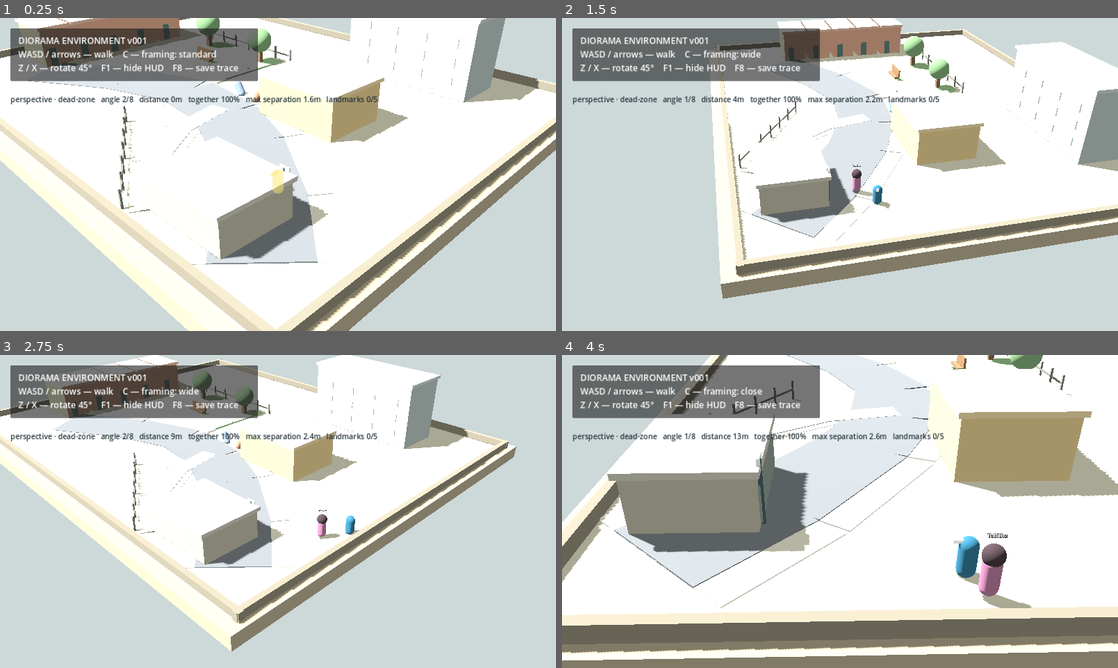
Above: before the commit, frames 1-4 (two rows, left to right).
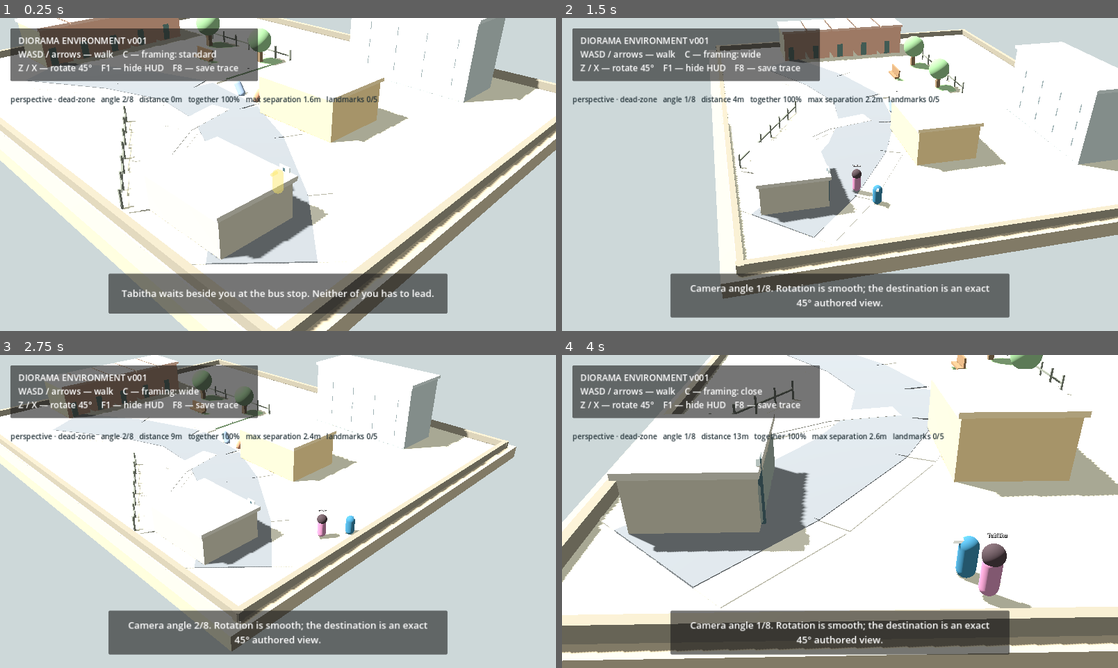
Above: after the commit, the same moments.

Repository: vcl00e/managed-decline-v2
Game: Godot game, scene res://main.tscn
The game is run twice, just before and just after one commit, with the same random seed, the same clock (stepped at 60 frames per second) and the same inputs.
Inputs:
- Up to frame 1 (0.25 s): no input
- Up to frame 2 (1.5 s): tap Enter at 0.5 s; hold Right (ui_right) 0.53-1.28 s; tap C at 0.6 s; hold Down (ui_down) from 1.28 s (still down); tap Z at 1.35 s
- Up to frame 3 (2.75 s): release Down (ui_down) at 2.03 s; hold Right (ui_right) from 2.03 s (still down); tap X at 2.1 s
- Up to frame 4 (4 s): release Right (ui_right) at 2.78 s; hold Up (ui_up) 2.78-3.53 s; tap C at 2.85 s; hold Left (ui_left) from 3.53 s (still down); tap Z at 3.6 s

The runs differ from the first frame. In frame 1, 7.7% of the frame differs, in the area x 19-81%, y 81-95%; in frame 2, 8.4%; in frame 3, 8.4%; in frame 4, 8.5%, in the area x 19-81%, y 81-96%.

Commit message:
Restore narration surface and fix strict Variant typing

Diff:
--- a/prototypes/diorama-environment-v001/scripts/prototype_runtime.gd
+++ b/prototypes/diorama-environment-v001/scripts/prototype_runtime.gd
@@ -34,7 +34,7 @@
 	world_space = scene_root.get_world_3d().direct_space_state
 	_collect_player_meshes(player)
 	_build_xray_material()
-	_hide_explanatory_caption(scene_root)
+	_replace_companion_explanation_with_observation()
 
 func _physics_process(delta: float) -> void:
 	if player == null or camera == null or world_space == null:
@@ -49,7 +49,7 @@
 
 	var actual_counts: Dictionary = {}
 	var anticipation: Dictionary = {}
-	var blocked_probe_count := 0
+	var blocked_probe_count: int = 0
 
 	var upper_body_probes: Array[Vector3] = [
 		player.global_position + Vector3(0.0, 1.38, 0.0),
@@ -58,11 +58,11 @@
 		player.global_position - camera_right * 0.28 + Vector3(0.0, 0.98, 0.0)
 	]
 
-	for target in upper_body_probes:
-		var blockers := _eligible_blockers_to(target)
+	for target: Vector3 in upper_body_probes:
+		var blockers: Array[StaticBody3D] = _eligible_blockers_to(target)
 		if not blockers.is_empty():
 			blocked_probe_count += 1
-		for body in blockers:
+		for body: StaticBody3D in blockers:
 			actual_counts[body] = int(actual_counts.get(body, 0)) + 1
 
 	# R1-style restrained corridor pre-fade. These side probes prepare a nearby
@@ -71,26 +71,28 @@
 		player.global_position + camera_right * R1_CORRIDOR_MARGIN + Vector3(0.0, 1.08, 0.0),
 		player.global_position - camera_right * R1_CORRIDOR_MARGIN + Vector3(0.0, 1.08, 0.0)
 	]
-	for target in corridor_targets:
-		for body in _eligible_blockers_to(target):
+	for target: Vector3 in corridor_targets:
+		var corridor_blockers: Array[StaticBody3D] = _eligible_blockers_to(target)
+		for body: StaticBody3D in corridor_blockers:
 			anticipation[body] = true
 
 	var touched: Dictionary = {}
-	for body in actual_counts.keys():
+	for body: Variant in actual_counts.keys():
 		touched[body] = true
-	for body in anticipation.keys():
+	for body: Variant in anticipation.keys():
 		touched[body] = true
-	for body in building_fades.keys():
+	for body: Variant in building_fades.keys():
 		touched[body] = true
 
-	for body in touched.keys():
-		if not is_instance_valid(body):
-			building_fades.erase(body)
-			building_meshes.erase(body)
+	for body_variant: Variant in touched.keys():
+		var body: StaticBody3D = body_variant as StaticBody3D
+		if body == null or not is_instance_valid(body):
+			building_fades.erase(body_variant)
+			building_meshes.erase(body_variant)
 			continue
 
-		var count := int(actual_counts.get(body, 0))
-		var target_fade := 0.0
+		var count: int = int(actual_counts.get(body, 0))
+		var target_fade: float = 0.0
 		if count >= 4:
 			target_fade = 1.0
 		elif count == 3:
@@ -98,8 +100,8 @@
 		elif anticipation.has(body):
 			target_fade = PREFADE_STRENGTH
 
-		var current_fade := float(building_fades.get(body, 0.0))
-		var speed := 7.0 if target_fade > current_fade else 4.0
+		var current_fade: float = float(building_fades.get(body, 0.0))
+		var speed: float = 7.0 if target_fade > current_fade else 4.0
 		current_fade = move_toward(current_fade, target_fade, speed * delta)
 		building_fades[body] = current_fade
 		_apply_building_fade(body, current_fade)
@@ -112,17 +114,17 @@
 
 	# Continue past low/ineligible geometry so fences can hide legs without forcing
 	# an architectural fade, while stacked substantial occluders can reveal together.
-	for _layer in range(5):
-		var query := PhysicsRayQueryParameters3D.create(camera.global_position, target)
+	for _layer: int in range(5):
+		var query: PhysicsRayQueryParameters3D = PhysicsRayQueryParameters3D.create(camera.global_position, target)
 		query.collision_mask = 1
 		query.exclude = excluded
-		var hit := world_space.intersect_ray(query)
+		var hit: Dictionary = world_space.intersect_ray(query)
 		if hit.is_empty():
 			break
 
-		var collider := hit.get("collider")
+		var collider: Object = hit.get("collider") as Object
 		if collider is StaticBody3D:
-			var body := collider as StaticBody3D
+			var body: StaticBody3D = collider as StaticBody3D
 			excluded.append(body.get_rid())
 			if _is_fade_eligible(body):
 				blockers.append(body)
@@ -132,7 +134,7 @@
 	return blockers
 
 func _is_fade_eligible(body: StaticBody3D) -> bool:
-	var body_name := String(body.name)
+	var body_name: String = String(body.name)
 	return (
 		body_name.begins_with("Terrace")
 		or body_name == "CornerShop"
@@ -141,21 +143,23 @@
 	)
 
 func _apply_building_fade(body: StaticBody3D, fade: float) -> void:
-	var meshes := _meshes_for_building(body)
-	for geometry in meshes:
+	var meshes: Array[GeometryInstance3D] = _meshes_for_building(body)
+	for geometry: GeometryInstance3D in meshes:
 		if is_instance_valid(geometry):
 			# GeometryInstance3D transparency preserves the authored material/shading.
 			geometry.transparency = fade * MAX_BUILDING_TRANSPARENCY
 
 func _meshes_for_building(body: StaticBody3D) -> Array[GeometryInstance3D]:
 	if building_meshes.has(body):
-		return building_meshes[body]
+		var cached_variant: Variant = building_meshes[body]
+		if cached_variant is Array:
+			return cached_variant as Array[GeometryInstance3D]
 
 	var meshes: Array[GeometryInstance3D] = []
 	_collect_geometry(body, meshes)
 
 	# Greybox roofs are sibling nodes rather than children of their collision bodies.
-	var roof := scene_root.get_node_or_null(String(body.name) + "Roof") as GeometryInstance3D
+	var roof: GeometryInstance3D = scene_root.get_node_or_null(String(body.name) + "Roof") as GeometryInstance3D
 	if roof != null:
 		meshes.append(roof)
 
@@ -163,7 +167,7 @@
 	return meshes
 
 func _collect_geometry(node: Node, output: Array[GeometryInstance3D]) -> void:
-	for child in node.get_children():
+	for child: Node in node.get_children():
 		if child is GeometryInstance3D:
 			output.append(child as GeometryInstance3D)
 		_collect_geometry(child, output)
@@ -181,24 +185,35 @@
 	xray_material.cull_mode = BaseMaterial3D.CULL_DISABLED
 
 func _apply_player_xray(blocked_probe_count: int) -> void:
-	var enabled := blocked_probe_count >= 3
+	var enabled: bool = blocked_probe_count >= 3
 	if xray_material != null:
-		var alpha := 0.38 if blocked_probe_count >= 4 else 0.28
-		var color := xray_material.albedo_color
+		var alpha: float = 0.38 if blocked_probe_count >= 4 else 0.28
+		var color: Color = xray_material.albedo_color
 		color.a = alpha
 		xray_material.albedo_color = color
 
-	for geometry in player_meshes:
+	for geometry: GeometryInstance3D in player_meshes:
 		if is_instance_valid(geometry):
 			geometry.material_overlay = xray_material if enabled else null
 
-func _hide_explanatory_caption(node: Node) -> void:
-	# The bottom narration panel told the player what the spatial relationship was
-	# supposed to mean. The playtest rejected that: companionship must be shown by
-	# actual shared activity/staging, not asserted by prototype narration.
-	for child in node.get_children():
-		if child is PanelContainer:
-			var panel := child as PanelContainer
-			if panel.custom_minimum_size.x >= 770.0 and panel.custom_minimum_size.x <= 790.0:
-				panel.visible = false
-		_hide_explanatory_caption(child)
+func _replace_companion_explanation_with_observation() -> void:
+	# The panel itself tested well. What failed was copy that told the player what
+	# Tabitha's proximity was supposed to mean. Keep the surface; use narration only
+	# for things the player can actually observe in the place or situation.
+	var stops_variant: Variant = scene_root.get("shared_stops")
+	if not stops_variant is Array:
+		return
+
+	var stops: Array = stops_variant as Array
+	for stop_variant: Variant in stops:
+		if not stop_variant is Dictionary:
+			continue
+		var stop: Dictionary = stop_variant as Dictionary
+		var stop_id: String = String(stop.get("id", ""))
+		match stop_id:
+			"bus_stop":
+				stop["caption"] = "The timetable has faded to the colour of weak tea. A bus is still apparently due."
+			"green_bench":
+				stop["caption"] = "One slat on the bench has been replaced with timber that does not quite match."
+			"corner_shop":
+				stop["caption"] = "The shop window is crowded with handwritten offers and a sun-bleached opening-hours card."
